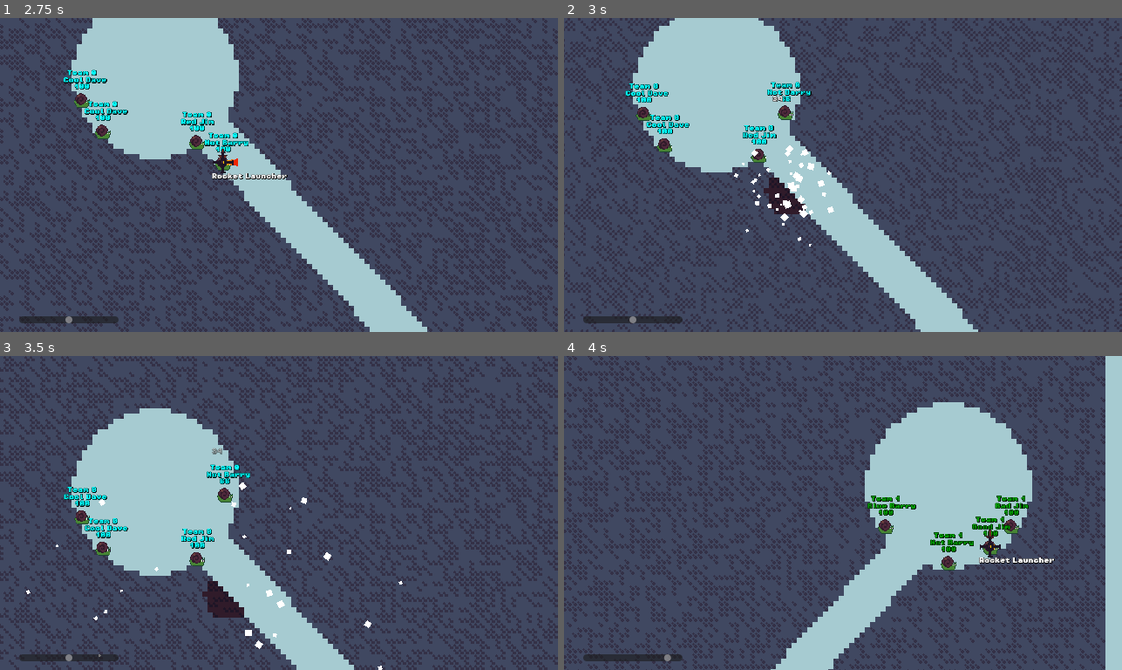
Above: before the commit, frames 1-4 (two rows, left to right).
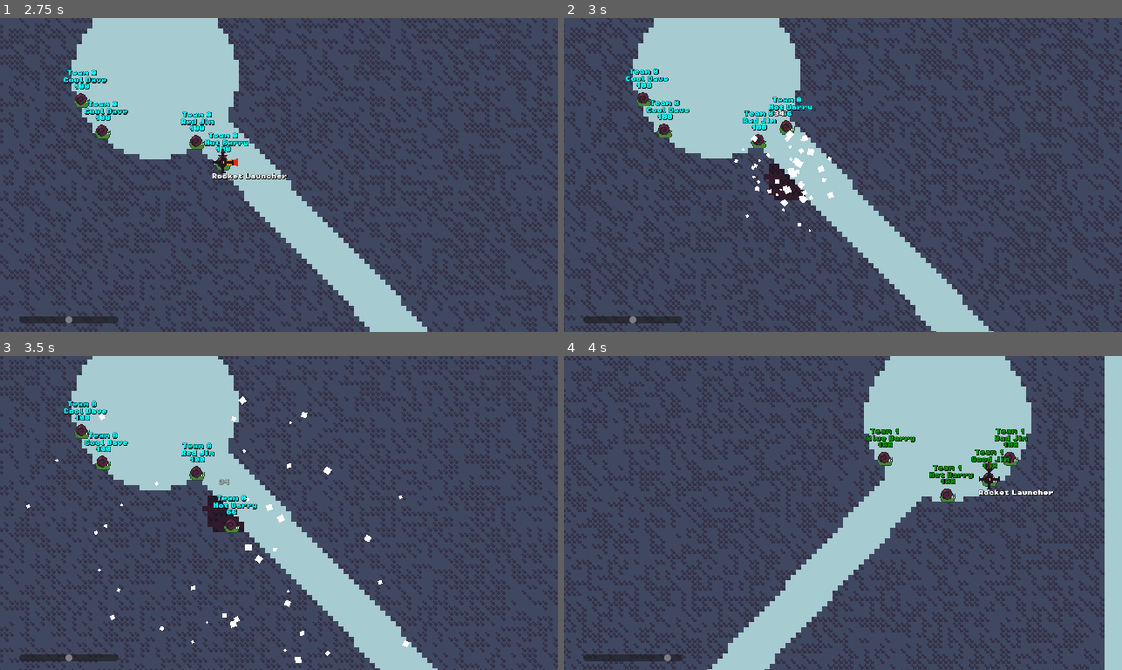
Above: after the commit, the same moments.

Repository: codingbanana21/Snail-Wars
Game: Godot game, scene res://scenes/main_menu.tscn
The game is run twice, just before and just after one commit, with the same random seed, the same clock (stepped at 60 frames per second) and the same inputs.
Inputs (mouse positions are in pixels of both pictures, inside the frame that each line leads up to):
- Up to frame 1 (2.75 s): click (401, 297) at 0.52 s; type "12" at 0.6 s; click "Mine Time" at 1.25 s; tap Enter (skip) at 2 s; move the mouse to (401, 159) at 2.02 s; press the mouse at (401, 159) at 2.03 s; hold D (right) from 2.03 s (still down); tap W (jump) at 2.27 s
- Up to frame 2 (3 s): keep holding D (right); move the mouse to (731, 190) at 2.77 s; release the mouse at (731, 190) at 2.78 s; click (731, 190) at 2.85 s
- Up to frame 3 (3.5 s): keep holding D (right); tap W (jump) at 3.02 s
- Up to frame 4 (4 s): move the mouse to (898, 443) at 3.52 s; release D (right) at 3.53 s; press the mouse at (898, 443) at 3.53 s; hold A (left) from 3.53 s (still down); tap Mouse wheel down (last_weapon) at 3.6 s

Frame 1 is identical in both runs. In frame 2, 38% of the frame differs, in the area x 0-100%, y 0-100%; in frame 3, 55%; in frame 4, 45%.

Commit message:
Player turn chanage

Diff:
--- a/scripts/player.gd
+++ b/scripts/player.gd
@@ -124,7 +124,7 @@
 	if velocity.y < 2500.0:
 		velocity.y += PLAYER_GRAVITY
 
-	if (player_turn_part == 1 or player_turn_part == 3) and !Input.is_action_pressed("attack"):
+	if (player_turn_part != 0) and !Input.is_action_pressed("attack"):
 		if is_on_floor():
 			dir = Input.get_axis("left", "right")
 			velocity.x += dir * SPEED
